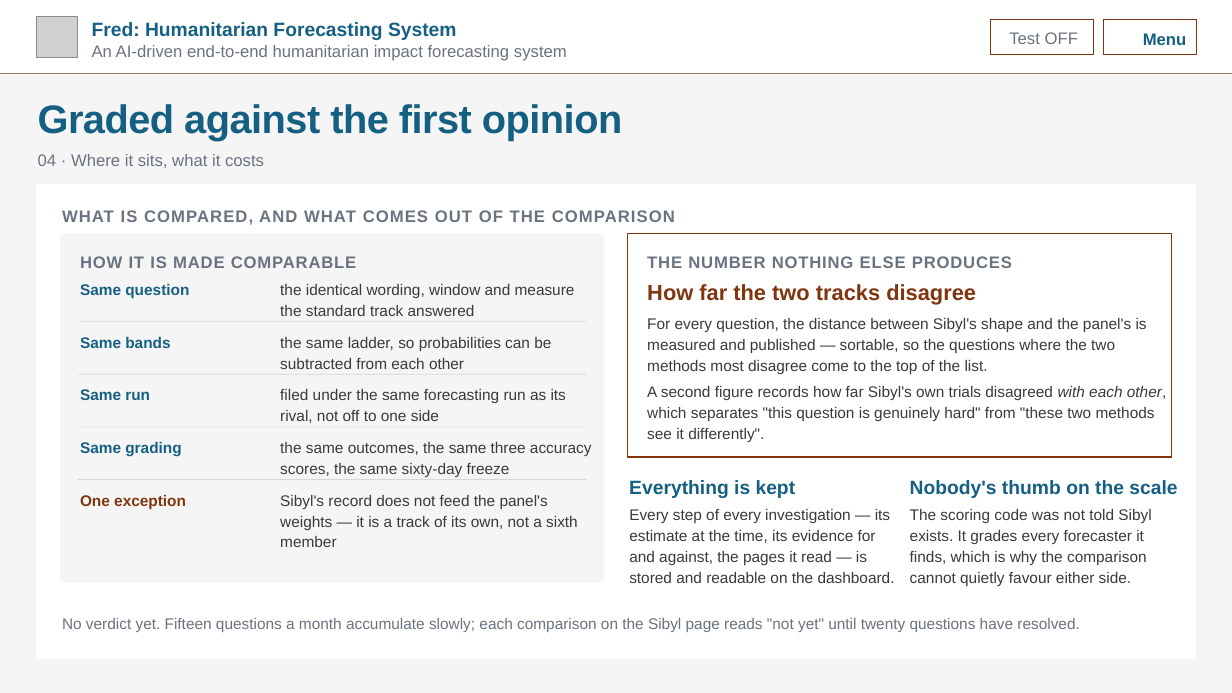
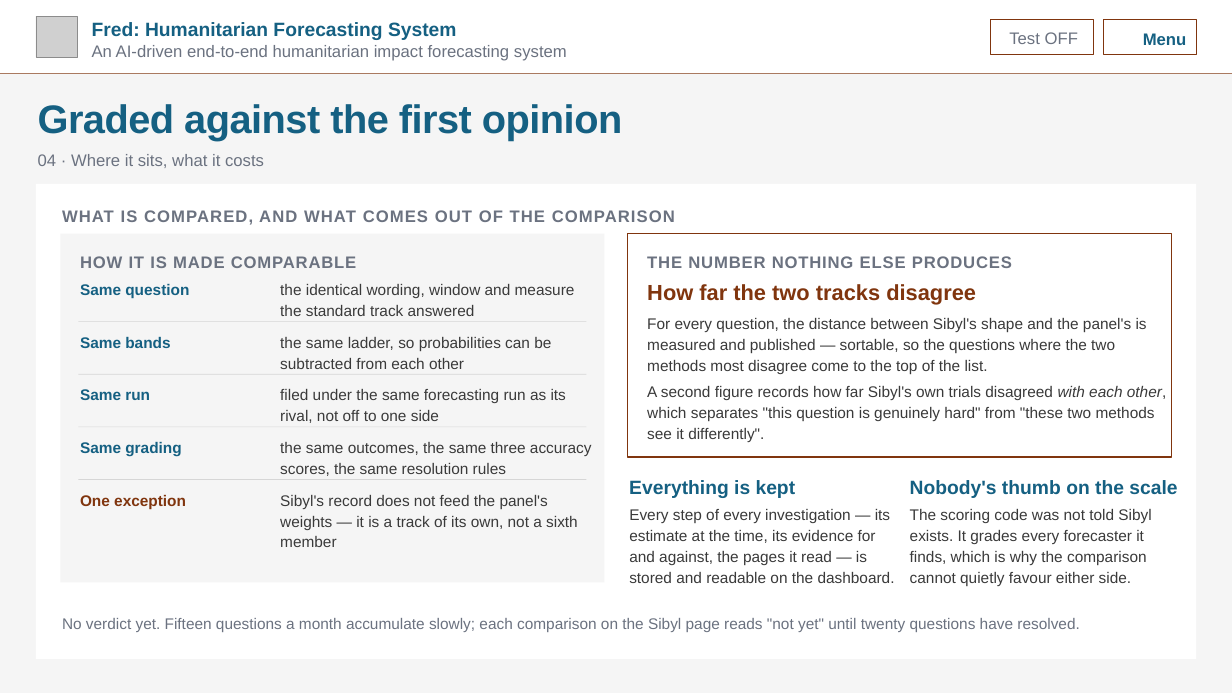
Before and after one commit to kwyjad/Pythia, a slide deck: slide 9 of docs/decks/4_sibyl.pptx. Drawn at 1232x693 pixels with LibreOffice and Linux fonts; fonts in the diff are those of the drawing; grey boxes stand for pictures; background and template pictures are left out. Boxes give left, top, right and bottom in pixels: in the first picture for what was removed or moved away, otherwise in the second. Text is boxed around its words. In the diff, an @@ line names an element or a change of style, - is before the commit and + after.

```diff
--- a/docs/decks/4_sibyl.pptx
+++ b/docs/decks/4_sibyl.pptx
@@ text at (280,442,592,476): text changed @@
-the same outcomes, the same three accuracy scores, the same sixty-day freeze
+the same outcomes, the same three accuracy scores, the same resolution rules
```
Also in this commit, not shown: 6 other slides changed, 5 other files.
